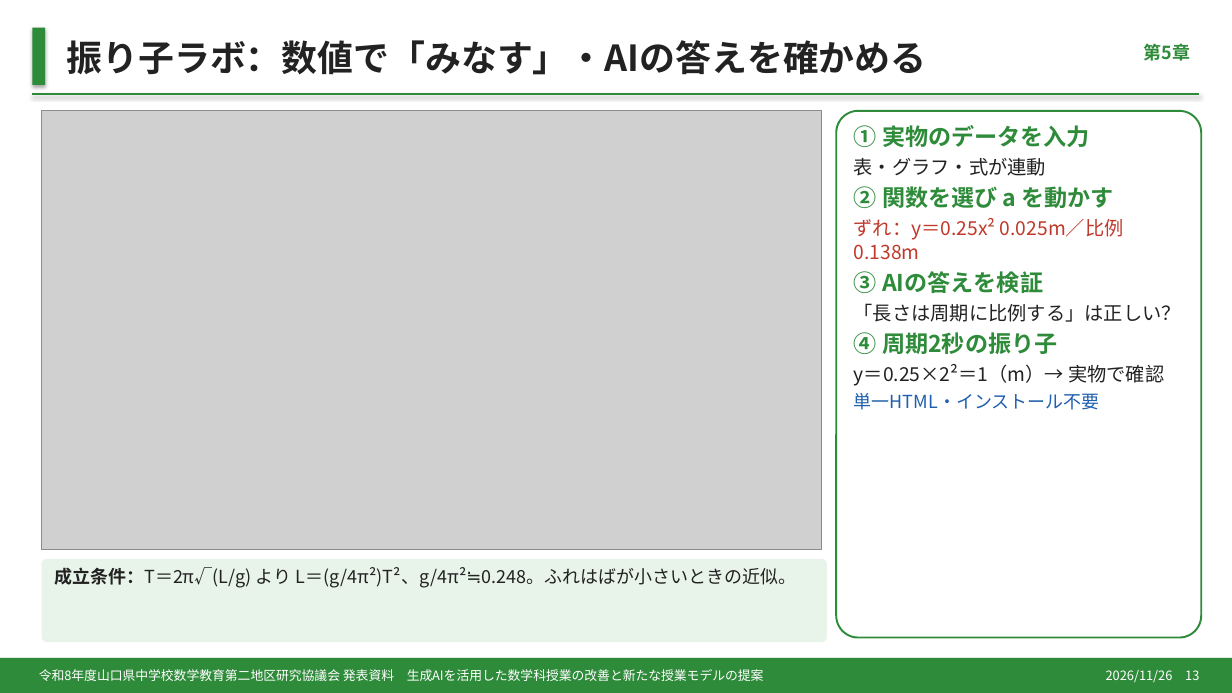
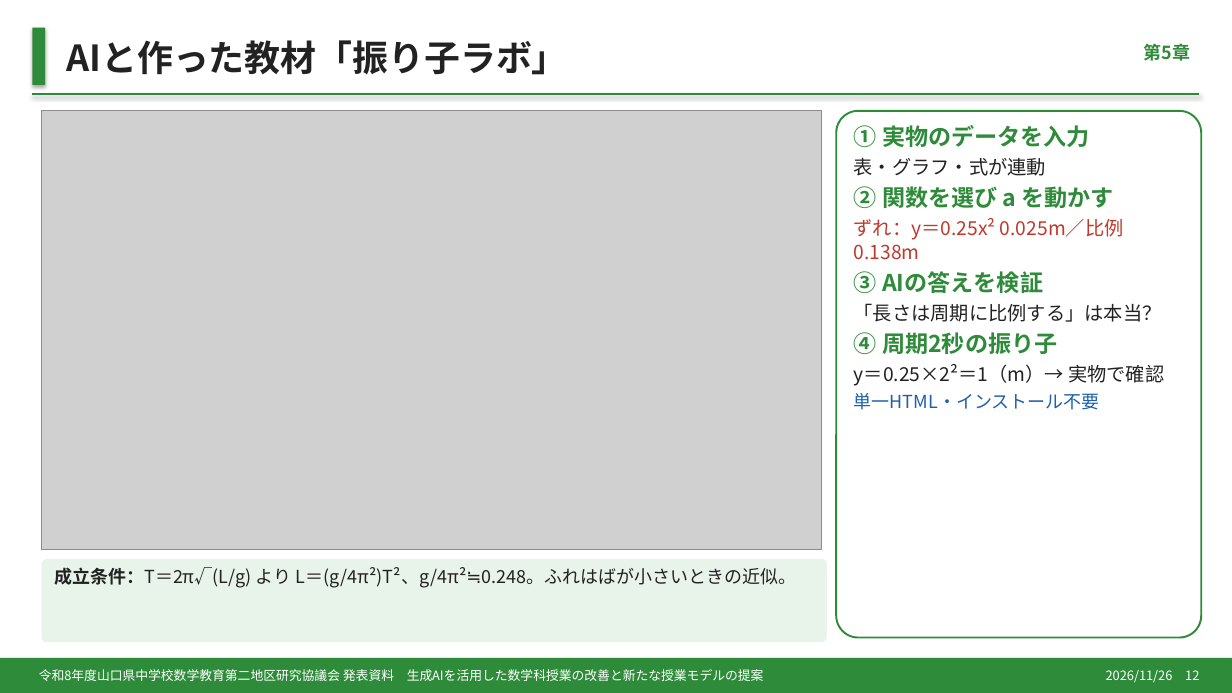
Before and after one commit to margiela14th-sudo/my-ai-project, a slide deck: slide 12 of 07_完成資料/県大会発表_生成AI授業再構築.pptx (slide 13 before the commit). Drawn at 1232x693 pixels with LibreOffice and Linux fonts; fonts in the diff are those of the drawing; grey boxes stand for pictures. Boxes give left, top, right and bottom in pixels: in the first picture for what was removed or moved away, otherwise in the second. Text is boxed around its words. In the diff, an @@ line names an element or a change of style, - is before the commit and + after.

```diff
--- a/07_完成資料/県大会発表_生成AI授業再構築.pptx
+++ b/07_完成資料/県大会発表_生成AI授業再構築.pptx
@@ text at [66,40,567,75]: text changed @@
-振り子ラボ：数値で「みなす」・AIの答えを確かめる
+AIと作った教材「振り子ラボ」
@@ text in rounded rectangle at [854,303,1162,322]: text changed @@
-「長さは周期に比例する」は正しい？
+「長さは周期に比例する」は本当？
@@ text at [1106,670,1199,683]: text changed @@
-2026/11/26 13
+2026/11/26 12
```
Also in this commit, not shown: 14 other slides changed, 2 slides added, 2 slides removed, 8 other files.
